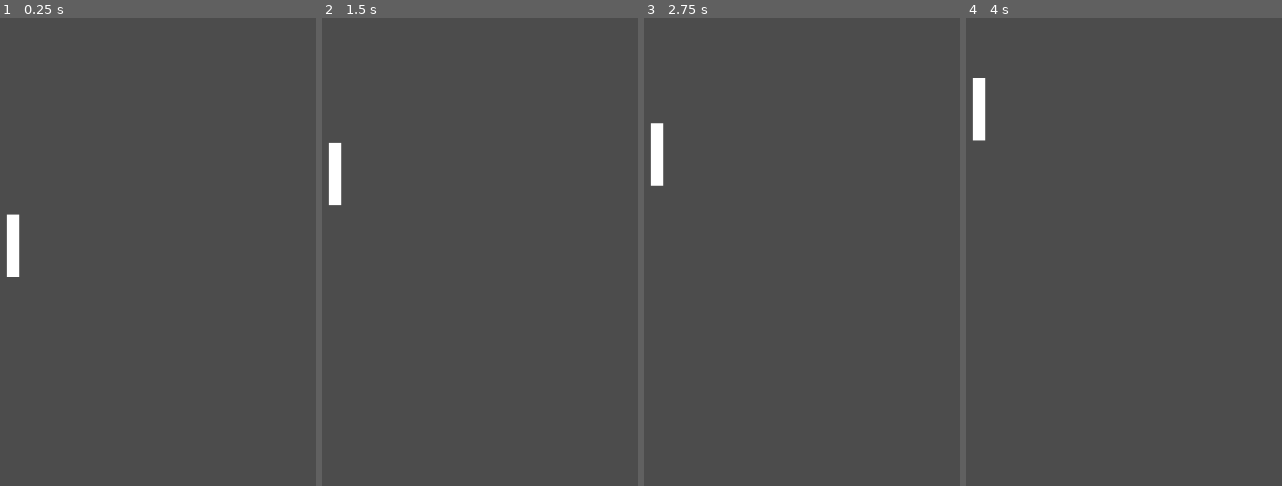
Above: before the commit, frames 1-4 (left to right).
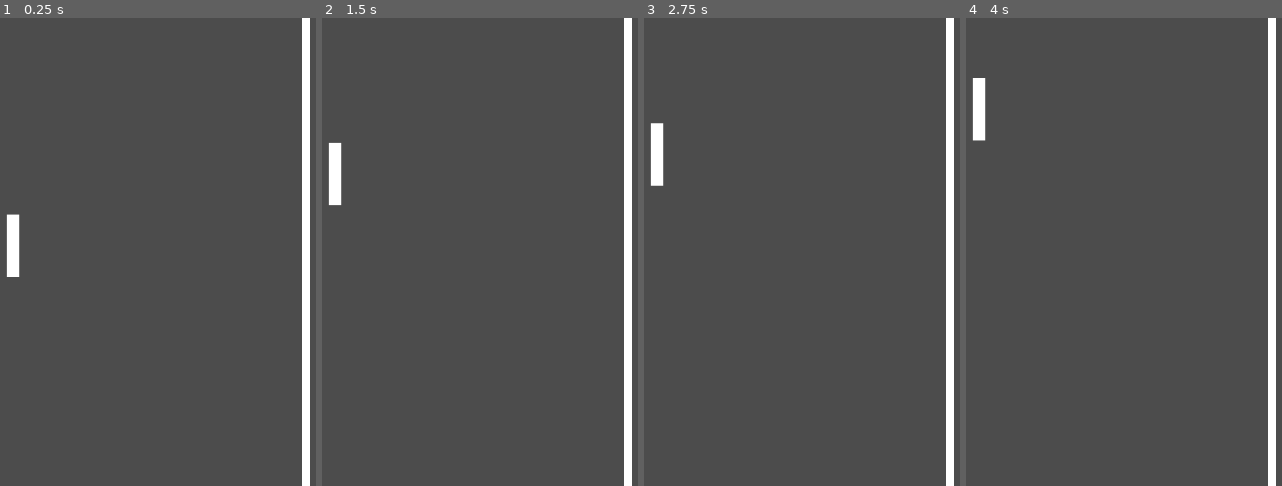
Above: after the commit, the same moments.

Repository: jlpatter/GPong
Game: Godot game, scene res://src/MainLevel.tscn
Two runs of this game, one before a commit and one after it. Both use one fixed random seed, a clock stepped at 60 frames per second and the inputs below. The project has no main scene, so this scene is started directly.
Inputs:
- Up to frame 1 (0.25 s): no input
- Up to frame 2 (1.5 s): tap Enter at 0.5 s; hold W (move_up) 0.53-1.28 s; hold S (move_down) from 1.28 s (still down)
- Up to frame 3 (2.75 s): release S (move_down) at 2.03 s; hold W (move_up) from 2.03 s (still down)
- Up to frame 4 (4 s): release W (move_up) at 3.53 s; hold S (move_down) from 3.53 s (still down)

The runs differ from the first frame. In frame 1, 2.5% of the frame differs, in the area x 95-99%, y 0-100%; in frame 2, 2.5%; in frame 3, 2.5%; in frame 4, 2.5%.

Commit message:
Got midline drawing properly

Diff:
--- a/src/MainLevel.tscn
+++ b/src/MainLevel.tscn
@@ -1,6 +1,7 @@
-[gd_scene load_steps=2 format=2]
+[gd_scene load_steps=3 format=2]
 
 [ext_resource path="res://src/Actors/Player.tscn" type="PackedScene" id=1]
+[ext_resource path="res://src/MidLine.gd" type="Script" id=2]
 
 [node name="MainLevel" type="Node2D"]
 
@@ -9,3 +10,7 @@
 
 [node name="Camera2D" type="Camera2D" parent="."]
 anchor_mode = 0
+
+[node name="MidLine" type="Line2D" parent="."]
+default_color = Color( 1, 1, 1, 1 )
+script = ExtResource( 2 )
--- /dev/null
+++ b/src/MidLine.gd
@@ -0,0 +1,9 @@
+extends Line2D
+
+func _ready():
+	var my_list = PoolVector2Array()
+	my_list.append(Vector2(get_viewport_rect().size.x / 2.0, 0.0))
+	my_list.append(Vector2(get_viewport_rect().size.x / 2.0, get_viewport_rect().size.y))
+
+	points = my_list
+	print(points)
